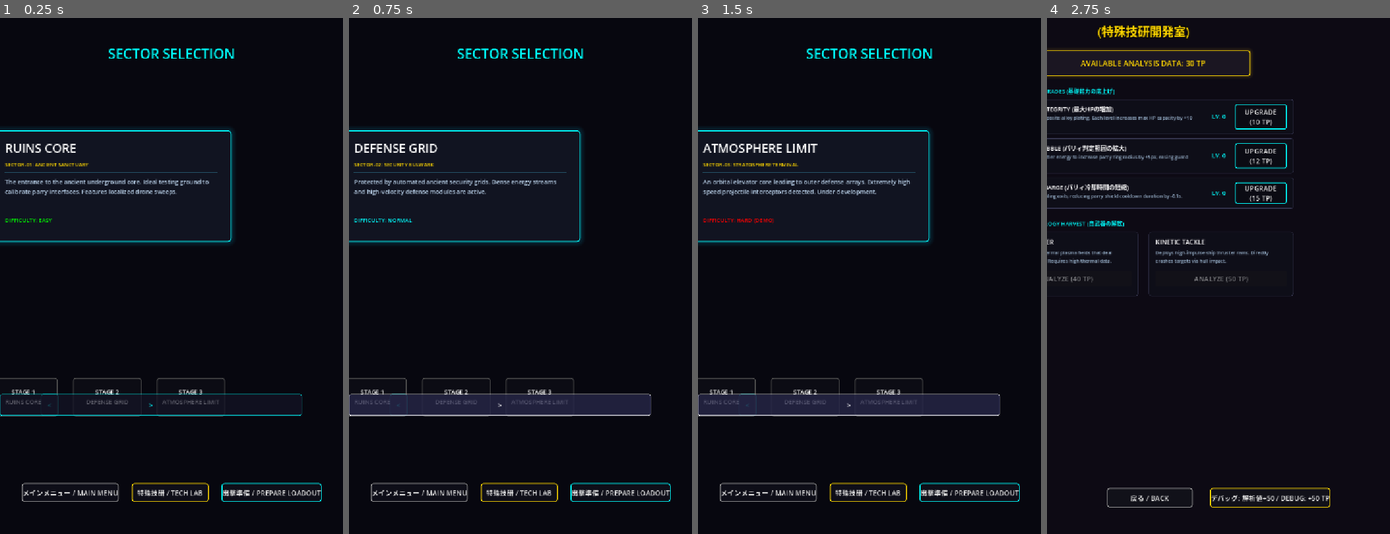
Above: before the commit, frames 1-4 (left to right).
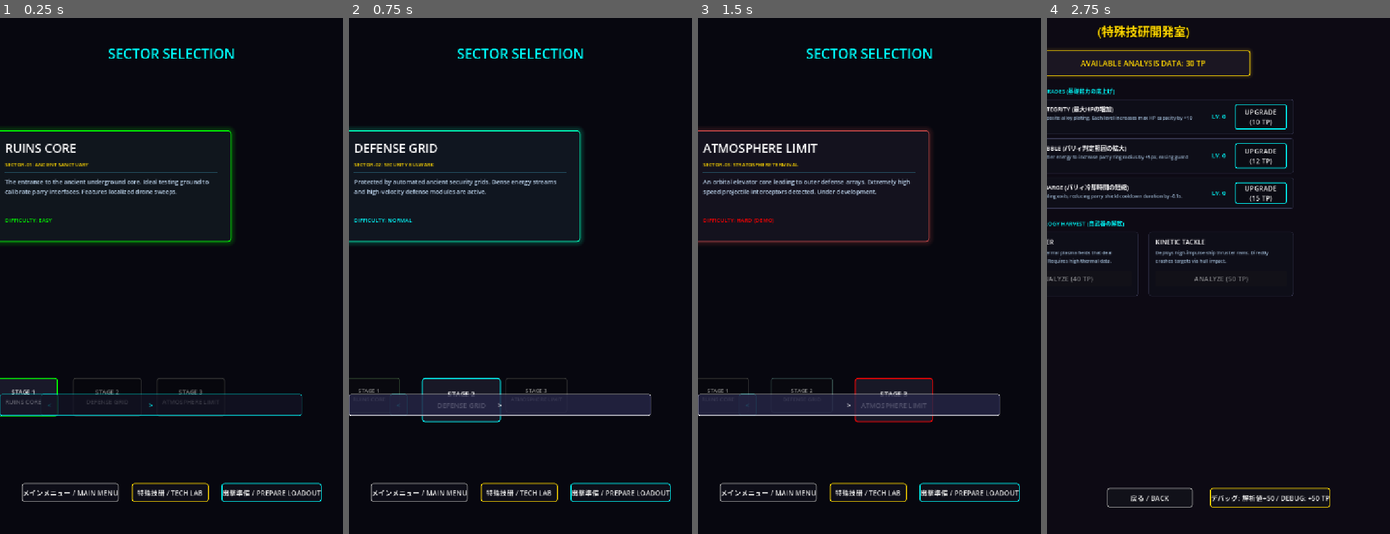
Above: after the commit, the same moments.

Repository: prapro-ou/-HP
Game: Godot game, scene res://game/core/stage_selection.tscn
The game is run twice, just before and just after one commit, with the same random seed, the same clock (stepped at 60 frames per second) and the same inputs. This scene is started directly instead of the project's main scene.
Inputs:
- Up to frame 1 (0.25 s): no input
- Up to frame 2 (0.75 s): click "<" at 0.5 s
- Up to frame 3 (1.5 s): click ">" at 1.25 s
- Up to frame 4 (2.75 s): click "特殊技研 / TECH LAB" at 2 s

The runs differ from the first frame. In frame 1, 1.2% of the frame differs, in the area x 0-68%, y 21-78%; in frame 2, 1.2%; in frame 3, 1.7%, in the area x 0-69%, y 21-79%; in frame 4, nothing differs.
Error before the commit: Invalid call. Nonexistent function 'get_theme_stylebox' in base 'Nil'. (res://game/core/stage_selection.gd:426)

Commit message:
fix: resolve Nil reference error on update_stage_selection in stage_selection.gd

Diff:
--- a/game/core/stage_selection.gd
+++ b/game/core/stage_selection.gd
@@ -23,6 +23,7 @@
 var detail_codename: Label
 var detail_desc: Label
 var detail_diff: Label
+var detail_panel: PanelContainer
 
 # Navigation buttons
 var prev_btn: Button
@@ -133,7 +134,7 @@
 	add_child(header)
 
 	# 3. Main Center Cards container for active details
-	var detail_panel = PanelContainer.new()
+	detail_panel = PanelContainer.new()
 	detail_panel.anchor_left = 0.5
 	detail_panel.anchor_top = 0.38
 	detail_panel.anchor_right = 0.5
@@ -422,8 +423,7 @@
 	detail_diff.label_settings.font_color = active_stage.color
 
 	# Update detail panel borders to match active color
-	var parent_panel = detail_title.get_parent().get_parent() as PanelContainer
-	var sb = parent_panel.get_theme_stylebox("panel") as StyleBoxFlat
+	var sb = detail_panel.get_theme_stylebox("panel") as StyleBoxFlat
 	if sb:
 		var target_color = active_stage.color
 		if instant:
